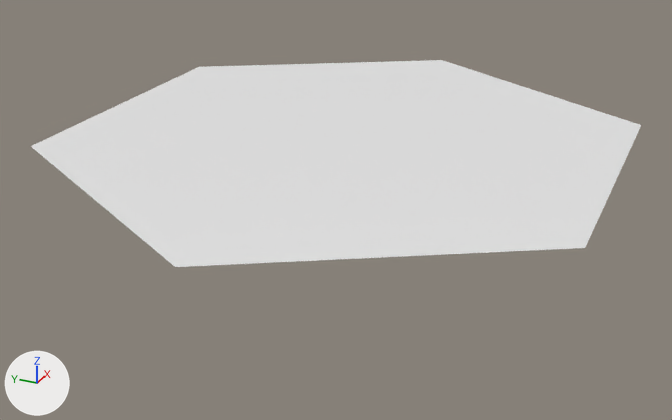
The OBJ model CastForward/Assets/Meshes/hexFloor.obj: old version first, new version second.
The view is the same before and after, from a 50 mm camera at (-1.517, -0.664, 0.601) aimed at (-0.034, 0.004, -0.141). Arrows for +X, +Y and +Z are at lower left; the lights stay in place. Where no turn or scale is listed for an object, it has been applied to the vertices.

Before the edit, the objects in view are built like this:
```python
me_hexfloor = bpy.data.meshes.new('hexFloor')
me_hexfloor.from_pydata(...)  # 18 vertices, 2 faces; spans x -0.578..0.578, y -0.5..0.5, z 0.0
ob_hexfloor = bpy.data.objects.new('hexFloor', me_hexfloor)
ob_hexfloor.location = (0.0, 0.0, 0.0)
```
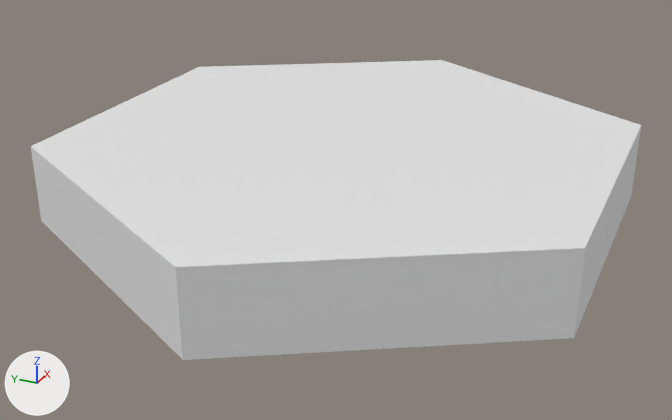
The change, as a diff of the scene's bpy script:
```diff
--- a/CastForward/Assets/Meshes/hexFloor.obj.py
+++ b/CastForward/Assets/Meshes/hexFloor.obj.py
@@ me_hexfloor @@
 # used by ob_hexfloor; location = (0.0, 0.0, 0.0)
-me_hexfloor.from_pydata(...)  # 18 vertices, 2 faces; spans x -0.578..0.578, y -0.5..0.5, z 0.0
+me_hexfloor.from_pydata(...)  # 56 vertices, 54 faces; spans x -0.578..0.578, y -0.5..0.5, z -0.151..0.0
+# me_hexfloor part 1
+# 2 faces are deleted
+# 20 vertices are added at x -0.185..0.185, y -0.333..0.333, z -0.151..0.0
+# 18 new vertices lie (0.0, 0.0, -0.151) away from vertices in x -0.578..0.578, y -0.5..0.5, z 0.0
+# 54 new faces join them
```

Location of each change, [x1, y1, x2, y2] in pixels of the pictures (672 x 420 px):
'hexFloor', reshaped (45% taller)
    before: [31, 60, 641, 267]
    after: [31, 60, 641, 360]
